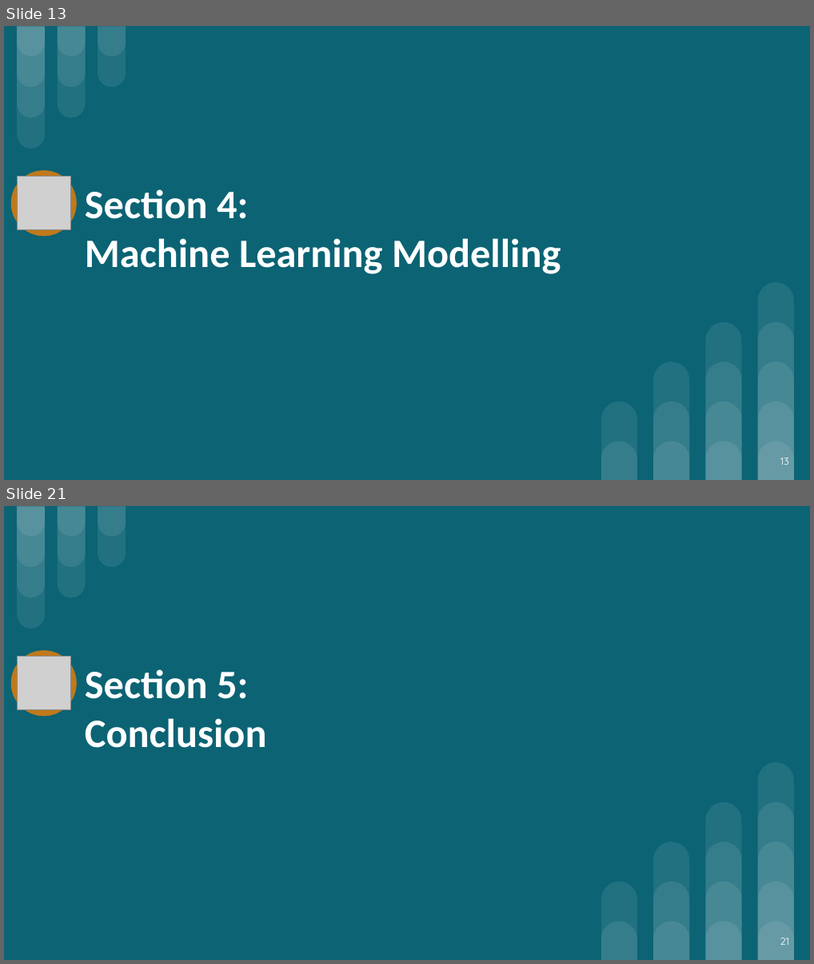
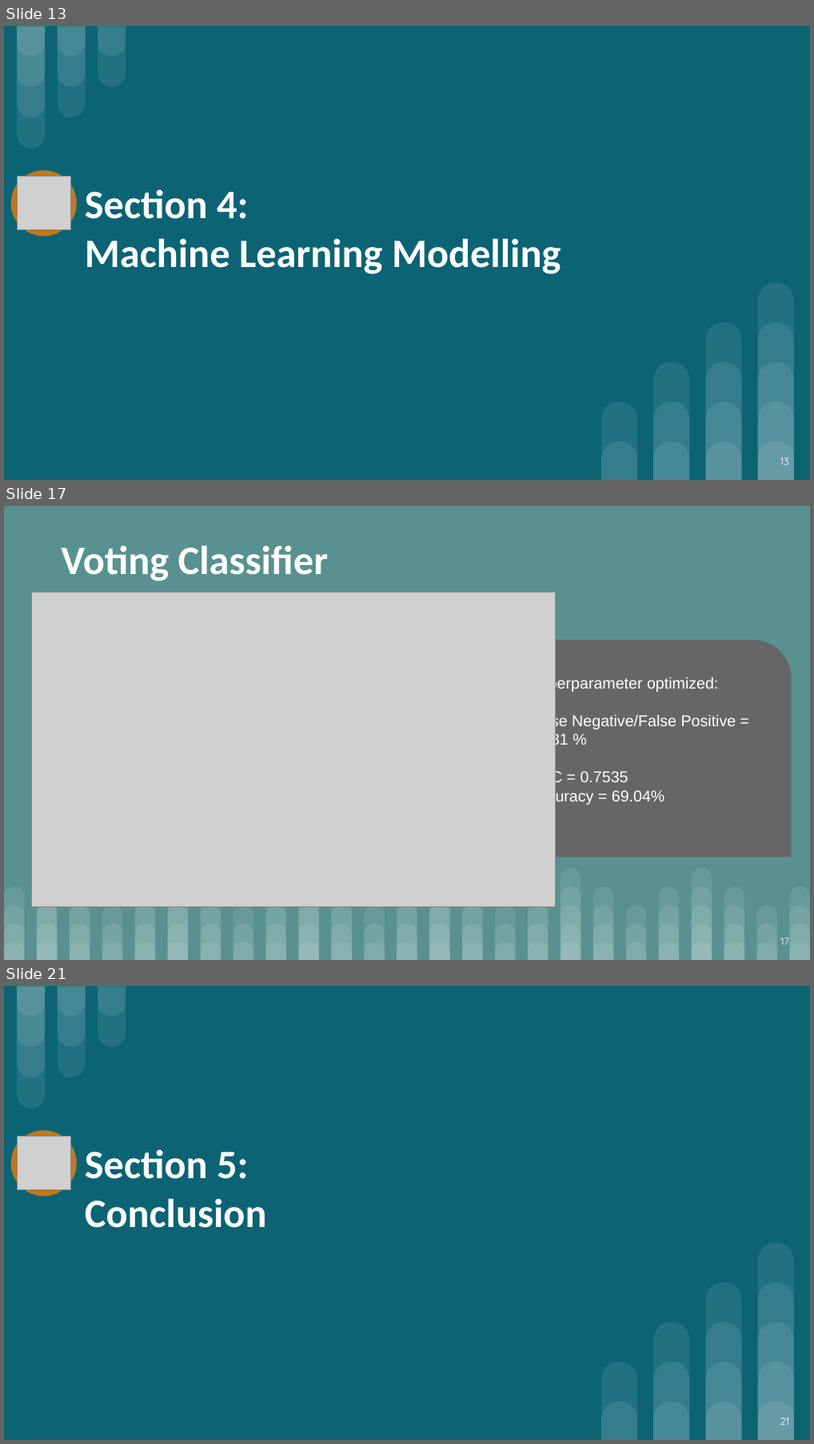
Before and after one commit to saimoom026/Springboard, a slide deck: springboard/Capstone Three/HomeCreditGroup-LoanDefaulterPrediction-SlideDeck.pptx. Shown one above the other, each under a label of ours: slides 13 and 21 before the commit, slides 13, 17 and 21 after it; the slides between them are not shown. The pictures are 814x964 and 814x1444 pixels, drawn with LibreOffice and Linux fonts; fonts in the diff are those of the drawing; grey boxes stand for pictures. Boxes give left, top, right and bottom in pixels: in the first picture for what was removed or moved away, otherwise in the second. Text is boxed around its words. In the diff, an @@ line names an element or a change of style, - is before the commit and + after.

```diff
--- a/springboard/Capstone Three/HomeCreditGroup-LoanDefaulterPrediction-SlideDeck.pptx
+++ b/springboard/Capstone Three/HomeCreditGroup-LoanDefaulterPrediction-SlideDeck.pptx
@@ slide 17 added at (4,506,810,960), background #599191 @@
@@ text added at (61,545,328,581), 36 pt, text #FFFFFF, bold @@
+Voting Classifier
@@ picture added at (31,592,555,907) @@
@@ round diag rect added at (510,640,792,856), fill #666666, 14 pt, text #FFFFFF @@
+Hyperparameter optimized:
+False Negative/False Positive = 31/31 %
+AUC = 0.7535
+Accuracy = 69.04%
@@ page number added at (781,937,790,944), 9 pt, text #FFFFFF @@
+17
@@ group added at (4,868,810,959): 100 round same rects @@
```
Also in this commit, not shown: 8 slides changed, 2 other slides added, 3 slides removed, 1 other file.
